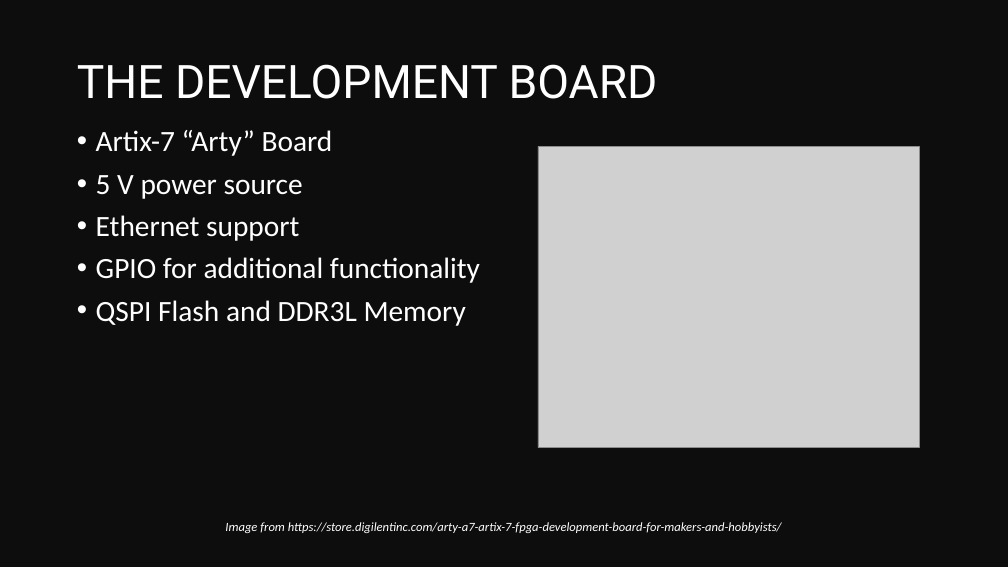
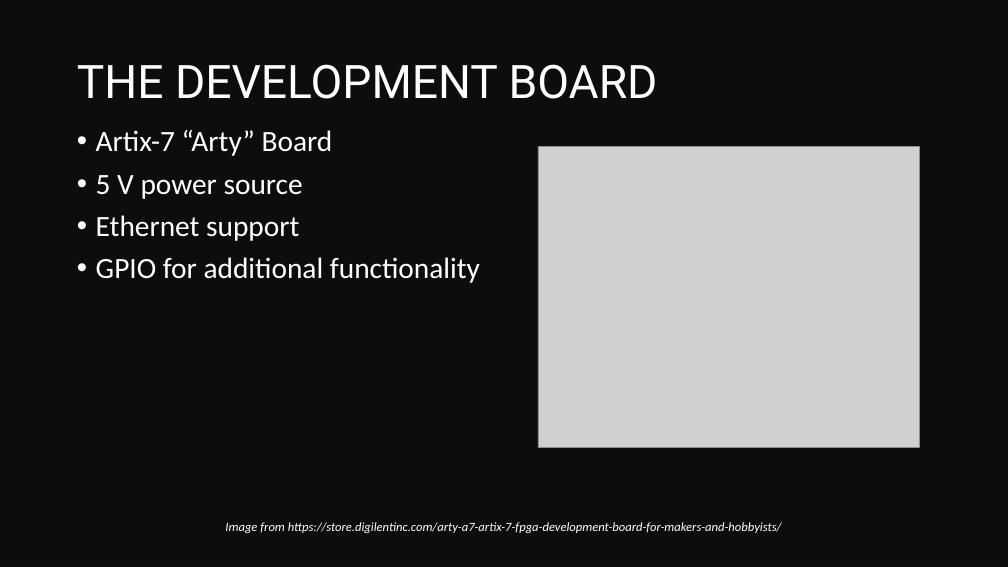
Before and after one commit to chrismajor2124/CSCI460_Final_Project_Yocto_on_Microblaze, a slide deck: slide 4 of docs/CSCI460_Presentation.pptx. Drawn at 1008x567 pixels with LibreOffice and Linux fonts; fonts in the diff are those of the drawing; grey boxes stand for pictures. Boxes give left, top, right and bottom in pixels: in the first picture for what was removed or moved away, otherwise in the second. Text is boxed around its words. In the diff, an @@ line names an element or a change of style, - is before the commit and + after.

```diff
--- a/docs/CSCI460_Presentation.pptx
+++ b/docs/CSCI460_Presentation.pptx
@@ text at (x1=96, y1=300, x2=466, y2=326): paragraph removed @@
-• QSPI Flash and DDR3L Memory
```
Also in this commit, not shown: 2 other slides changed, 3 slides added, 9 slides removed, 4 other files.
